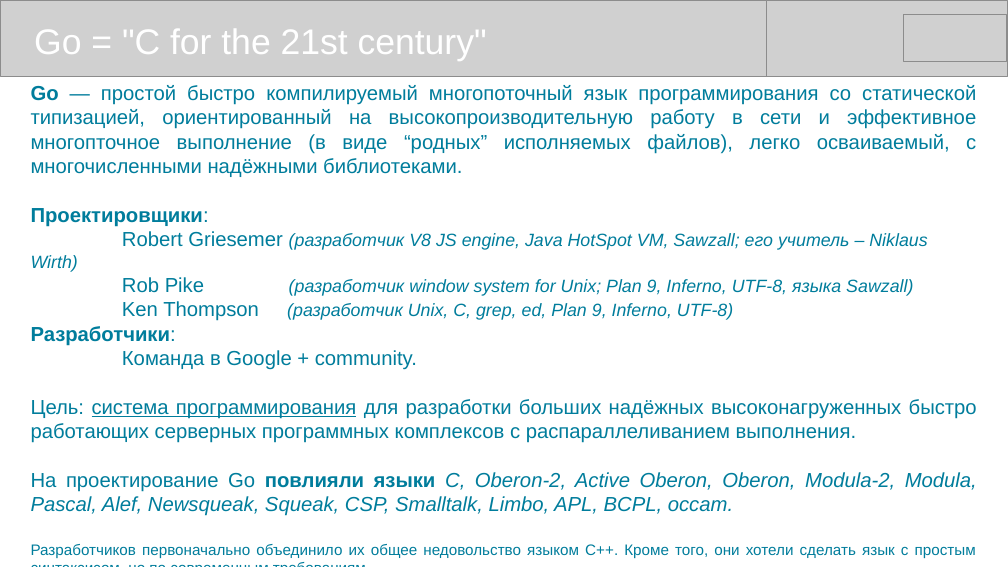
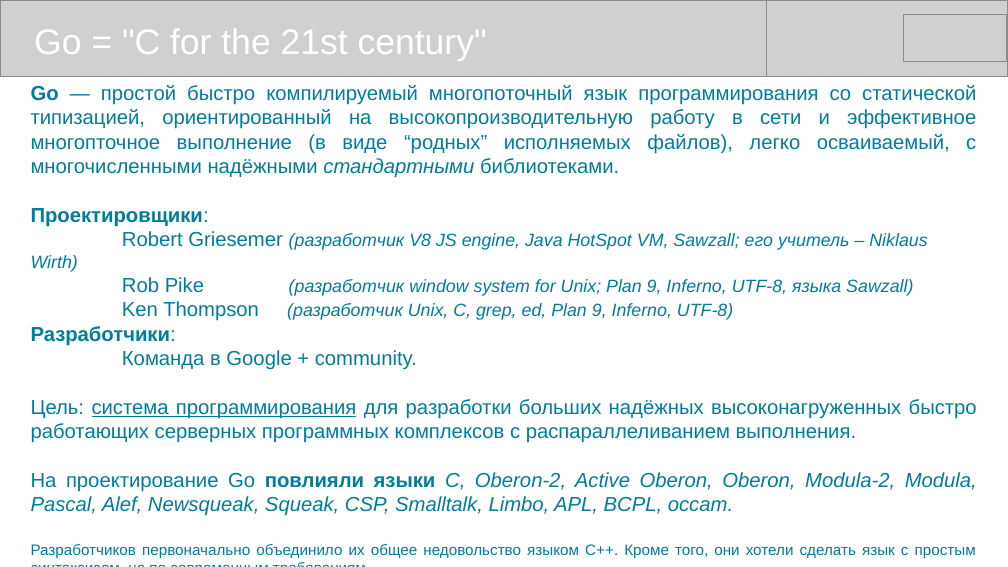
Before and after one commit to mike-shock/Go_language, a slide deck: slide 3 of Go_Review.odp. Drawn at 1008x567 pixels with LibreOffice and Linux fonts; fonts in the diff are those of the drawing; grey boxes stand for pictures. Boxes give left, top, right and bottom in pixels: in the first picture for what was removed or moved away, otherwise in the second. Text is boxed around its words. In the diff, an @@ line names an element or a change of style, - is before the commit and + after.

```diff
--- a/Go_Review.odp
+++ b/Go_Review.odp
@@ text at (31,85,976,178): text changed @@
-Go — простой быстро компилируемый многопоточный язык программирования со статической типизацией, ориентированный на высокопроизводительную работу в сети и эффективное многопточное выполнение (в виде “родных” исполняемых файлов), легко осваиваемый, с многочисленными надёжными библиотеками.
+Go — простой быстро компилируемый многопоточный язык программирования со статической типизацией, ориентированный на высокопроизводительную работу в сети и эффективное многопточное выполнение (в виде “родных” исполняемых файлов), легко осваиваемый, с многочисленными надёжными стандартными библиотеками.
```
Also in this commit, not shown: 10 other slides changed, 1 other file.
